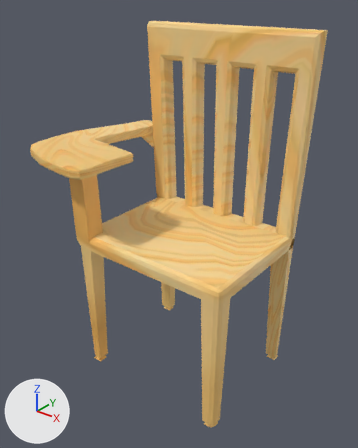
A saved change to the FBX model Assets/Models/Obstacles/School Chair Obstacle.fbx.
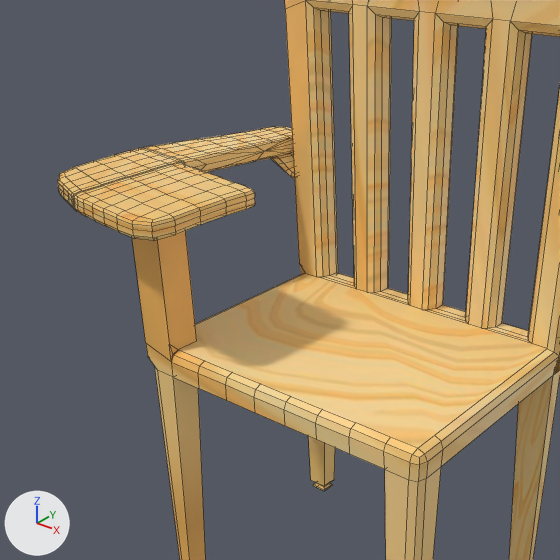
Each version appears first whole from a 50 mm camera at (1.158, 0.023, 1.89) aimed at (-0.106, 1.602, 0.911), and next in a close-up on the part from 0% to 82% of the width and 12% to 77% of the height. Lighting does not change. The marker at lower left points along +X, +Y and +Z. The close-ups show mesh edges as thin lines. Where no turn or scale is listed for an object, it has been applied to the vertices. Vertices at the same position are counted once.

The scene before the commit, as lines of its bpy script (objects in view):
```python
me_cube = bpy.data.meshes.new('Cube')
me_cube.from_pydata(...)  # 953 vertices, 927 faces; spans x -0.72..0.36, y 1.18..1.94, z 0.15..1.73
me_cube.materials.append(mat_material_014)  # picture img_school_chair_texture_png
ob_cube = bpy.data.objects.new('Cube', me_cube)
ob_cube.location = (0.0, 0.0, 0.0)
```
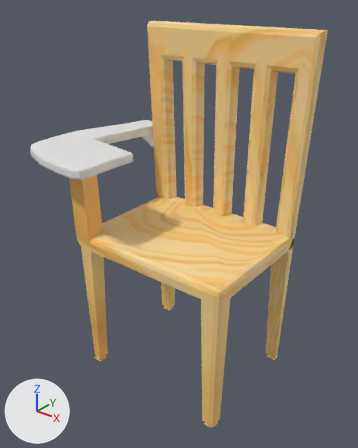
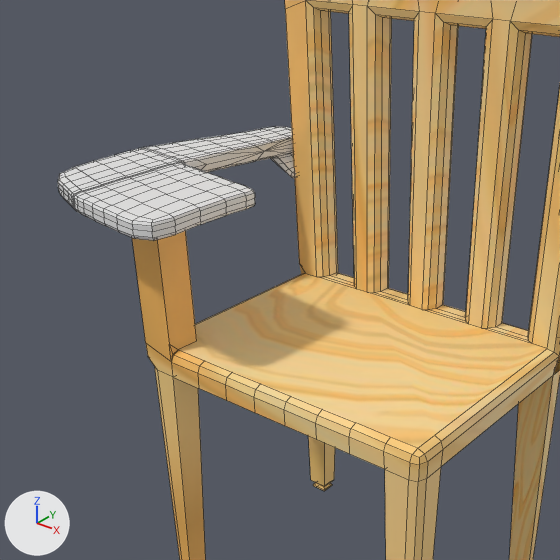
The newer file is also rescaled (x1.227), turned or shifted as a whole; pictures and numbers use the older file's frame.

Pixel boxes (x1, y1, x2, y2) of what changed, in the close-ups (560 x 560 px):
part 1 of me_cube, recoloured (beige to white): (58, 126, 296, 241) in both

The change in detail:
Material 'Material.028' (mat_material_028) is new.
Its base color is (0.8, 0.8, 0.8) (white #e7e7e7).
me_cube has 953 vertices, 927 faces and spans x -0.72..0.36, y 1.18..1.94, z 0.15..1.73.
me_cube is used by ob_cube; location (0.0, 0.0, 0.0).
me_cube part 1: 578 of the faces centred in x -0.72..-0.25, y 1.18..1.94, z 1.14..1.25 switch from mat_material_014 (picture img_school_chair_texture_png) to mat_material_028 (white #e7e7e7).
